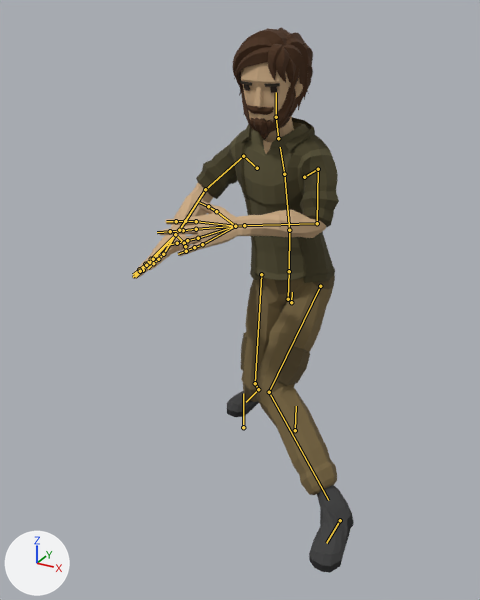
An edit to the glTF model app/src/main/assets/characters/Adventurer.gltf, drawn before and after from the same camera.
The view is the same before and after, from a 50 mm lens placed at (0.947, -2.285, 1.661), pointed at (-0.085, -0.409, 0.723). Every picture has the same lights, and +X, +Y and +Z are marked at lower left. The older version comes first. Both versions are drawn at frame 5 of the action 'Throw_BH'; the numbers are the values there. The bones that change, and the others that lie on the model, are drawn over the model as lines.

Names of what the first picture shows: 'Adventurer_Body', 'Adventurer_Feet', 'Adventurer_Head', 'Adventurer_Legs'.
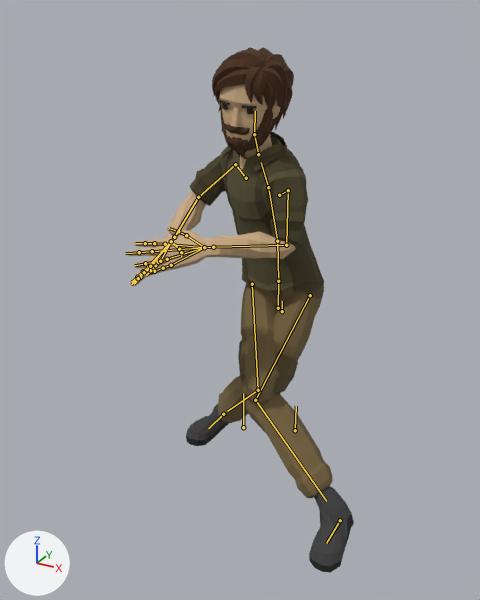
Where the change shows, as pixel boxes [x1, y1, x2, y2] in the pictures (480 x 600 px):
'Adventurer_Body', posed: before [132, 117, 339, 283]; after [127, 132, 324, 292]
'Adventurer_Legs', posed (20% wider): before [241, 273, 337, 495]; after [218, 282, 333, 498]
'Adventurer_Head', posed: before [233, 27, 313, 142]; after [212, 47, 294, 158]
'Adventurer_Feet', posed (32% wider, 7% shorter): before [227, 391, 354, 573]; after [186, 404, 354, 573]
bone 'Body', root to tip: before (291, 302) to (292, 292); after (282, 311) to (282, 301)
bone 'Hips', root to tip: before (288, 299) to (289, 271); after (278, 308) to (278, 281)
bone 'Abdomen', root to tip: before (289, 271) to (289, 230); after (278, 281) to (277, 241)
bone 'Torso', root to tip: before (289, 230) to (284, 174); after (277, 241) to (268, 187)
bone 'Chest', root to tip: before (284, 174) to (280, 147); after (268, 187) to (261, 162)
bone 'Neck', root to tip: before (278, 138) to (276, 117); after (258, 154) to (254, 134)
bone 'Head', root to tip: before (276, 117) to (276, 92); after (254, 134) to (255, 111)
bone 'UpperArm.L', root to tip: before (318, 169) to (317, 223); after (288, 190) to (286, 245)
bone 'LowerArm.L', root to tip: before (317, 223) to (244, 225); after (286, 245) to (213, 247)
bone 'Wrist.L', root to tip: before (244, 225) to (235, 226); after (213, 247) to (204, 247)
bone 'UpperArm.R', root to tip: before (243, 156) to (205, 189); after (235, 164) to (198, 197)
bone 'LowerArm.R', root to tip: before (205, 189) to (179, 230); after (198, 197) to (174, 237)
bone 'UpperLeg.L', root to tip: before (320, 286) to (269, 392); after (310, 295) to (255, 400)
bone 'LowerLeg.L', root to tip: before (269, 392) to (328, 500); after (255, 400) to (326, 501)
bone 'UpperLeg.R', root to tip: before (261, 274) to (255, 383); after (252, 284) to (258, 390)
bone 'LowerLeg.R', root to tip: before (255, 383) to (258, 388); after (258, 390) to (227, 411)
bone 'Foot.R', root to tip: before (258, 389) to (246, 402); after (223, 414) to (208, 428)

Diff of the bpy script that builds the scene:
```diff
--- a/app/src/main/assets/characters/Adventurer.gltf.py
+++ b/app/src/main/assets/characters/Adventurer.gltf.py
@@ bone_body @@
 bone_body = bpy.data.objects['CharacterArmature'].pose.bones['Body']  # child of 'Root'
-bone_body.location = (0.0, -0.234, 0.127)
+bone_body.location = (-0.039, -0.28, 0.128)
@@ bone_hips @@
 bone_hips = bpy.data.objects['CharacterArmature'].pose.bones['Hips']  # child of 'Body'
-bone_hips.rotation_quaternion = (0.986, 0.0, 0.166, 0.023)  # degrees (0, 19, 3)
+bone_hips.rotation_quaternion = (0.958, 0.0, 0.283, 0.04)  # degrees (2, 33, 5)
@@ bone_abdomen @@
 bone_abdomen = bpy.data.objects['CharacterArmature'].pose.bones['Abdomen']  # child of 'Hips'
-bone_abdomen.rotation_quaternion = (0.994, 0.046, -0.1, 0.007)  # degrees (5, -12, 0)
+bone_abdomen.rotation_quaternion = (0.976, 0.059, -0.21, 0.014)  # degrees (7, -24, 0)
@@ bone_torso @@
 bone_torso = bpy.data.objects['CharacterArmature'].pose.bones['Torso']  # child of 'Abdomen'
-bone_torso.rotation_quaternion = (0.992, 0.046, -0.112, 0.013)  # degrees (5, -13, 1)
+bone_torso.rotation_quaternion = (0.97, 0.059, -0.235, 0.027)  # degrees (7, -27, 2)
@@ bone_chest @@
 bone_chest = bpy.data.objects['CharacterArmature'].pose.bones['Chest']  # child of 'Torso'
-bone_chest.rotation_quaternion = (0.997, 0.062, -0.039, 0.0)  # degrees (7, -4, 0)
+bone_chest.rotation_quaternion = (0.993, 0.079, -0.084, -0.011)  # degrees (9, -9, -2)
@@ bone_neck @@
 bone_neck = bpy.data.objects['CharacterArmature'].pose.bones['Neck']  # child of 'Chest'
-bone_neck.rotation_quaternion = (0.999, -0.001, 0.039, -0.013)  # degrees (0, 5, -1)
+bone_neck.rotation_quaternion = (0.993, -0.012, 0.109, -0.045)  # degrees (-2, 12, -5)
@@ bone_head @@
 bone_head = bpy.data.objects['CharacterArmature'].pose.bones['Head']  # child of 'Neck'
-bone_head.rotation_quaternion = (0.992, -0.123, 0.033, -0.004)  # degrees (-14, 4, -1)
+bone_head.rotation_quaternion = (0.983, -0.16, 0.085, -0.014)  # degrees (-19, 9, -3)
@@ bone_upperarm_l @@
 bone_upperarm_l = bpy.data.objects['CharacterArmature'].pose.bones['UpperArm.L']  # child of 'Shoulder.L'
-bone_upperarm_l.rotation_quaternion = (0.809, -0.402, 0.0, -0.428)  # degrees (-44, -20, -48)
+bone_upperarm_l.rotation_quaternion = (0.865, -0.345, 0.0, -0.363)  # degrees (-38, -15, -41)
@@ bone_lowerarm_l @@
 bone_lowerarm_l = bpy.data.objects['CharacterArmature'].pose.bones['LowerArm.L']  # child of 'UpperArm.L'
-bone_lowerarm_l.rotation_quaternion = (0.789, -0.026, 0.0, -0.609)  # degrees (-2, -2, -75)
+bone_lowerarm_l.rotation_quaternion = (0.788, 0.132, 0.0, -0.596)  # degrees (12, 9, -73)
@@ bone_wrist_l @@
 bone_wrist_l = bpy.data.objects['CharacterArmature'].pose.bones['Wrist.L']  # child of 'LowerArm.L'
-bone_wrist_l.rotation_quaternion = (0.997, -0.07, 0.0, -0.036)  # degrees (-8, 0, -4)
+bone_wrist_l.rotation_quaternion = (0.996, -0.069, 0.0, -0.05)  # degrees (-8, 0, -6)
@@ bone_upperarm_r @@
 bone_upperarm_r = bpy.data.objects['CharacterArmature'].pose.bones['UpperArm.R']  # child of 'Shoulder.R'
-bone_upperarm_r.rotation_quaternion = (0.886, -0.285, 0.0, 0.366)  # degrees (-31, 12, 41)
+bone_upperarm_r.rotation_quaternion = (0.833, -0.258, 0.0, 0.488)  # degrees (-26, 15, 57)
@@ bone_lowerarm_r @@
 bone_lowerarm_r = bpy.data.objects['CharacterArmature'].pose.bones['LowerArm.R']  # child of 'UpperArm.R'
-bone_lowerarm_r.rotation_quaternion = (0.893, -0.008, 0.0, 0.446)  # degrees (-1, 0, 53)
+bone_lowerarm_r.rotation_quaternion = (0.876, -0.033, 0.0, 0.477)  # degrees (-3, 2, 57)
@@ bone_upperleg_l @@
 bone_upperleg_l = bpy.data.objects['CharacterArmature'].pose.bones['UpperLeg.L']  # child of 'Body'
-bone_upperleg_l.rotation_quaternion = (0.949, 0.072, 0.211, 0.222)  # degrees (14, 22, 29)
+bone_upperleg_l.rotation_quaternion = (0.938, 0.055, 0.2, 0.276)  # degrees (13, 20, 35)
@@ bone_lowerleg_l @@
 bone_lowerleg_l = bpy.data.objects['CharacterArmature'].pose.bones['LowerLeg.L']  # child of 'UpperLeg.L'
-bone_lowerleg_l.rotation_quaternion = (0.872, 0.255, 0.18, -0.375)  # degrees (21, 30, -41)
+bone_lowerleg_l.rotation_quaternion = (0.849, 0.336, 0.186, -0.362)  # degrees (32, 34, -36)
@@ bone_upperleg_r @@
 bone_upperleg_r = bpy.data.objects['CharacterArmature'].pose.bones['UpperLeg.R']  # child of 'Body'
-bone_upperleg_r.rotation_quaternion = (0.993, 0.025, -0.091, -0.065)  # degrees (4, -10, -8)
+bone_upperleg_r.rotation_quaternion = (0.903, 0.162, -0.163, -0.36)  # degrees (25, -10, -46)
@@ bone_lowerleg_r @@
 bone_lowerleg_r = bpy.data.objects['CharacterArmature'].pose.bones['LowerLeg.R']  # child of 'UpperLeg.R'
-bone_lowerleg_r.rotation_quaternion = (0.858, 0.501, -0.085, 0.075)  # degrees (60, -13, 3)
+bone_lowerleg_r.rotation_quaternion = (0.695, 0.689, -0.111, 0.171)  # degrees (88, -23, 5)
@@ bone_foot_r @@
 bone_foot_r = bpy.data.objects['CharacterArmature'].pose.bones['Foot.R']  # child of 'Root'
-bone_foot_r.location = (-0.153, -0.178, -0.001)
+bone_foot_r.location = (-0.153, 0.149, -0.053)
```
